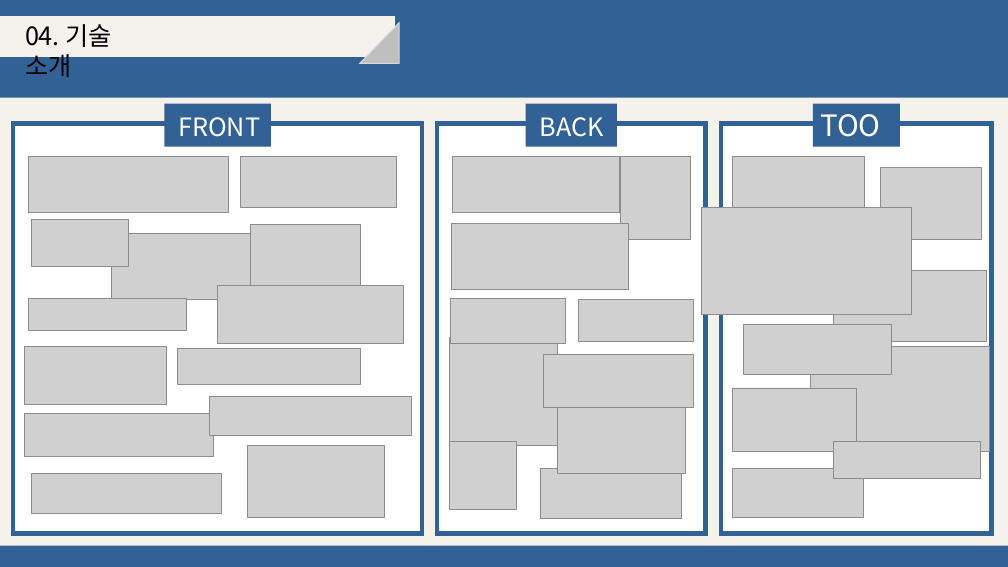
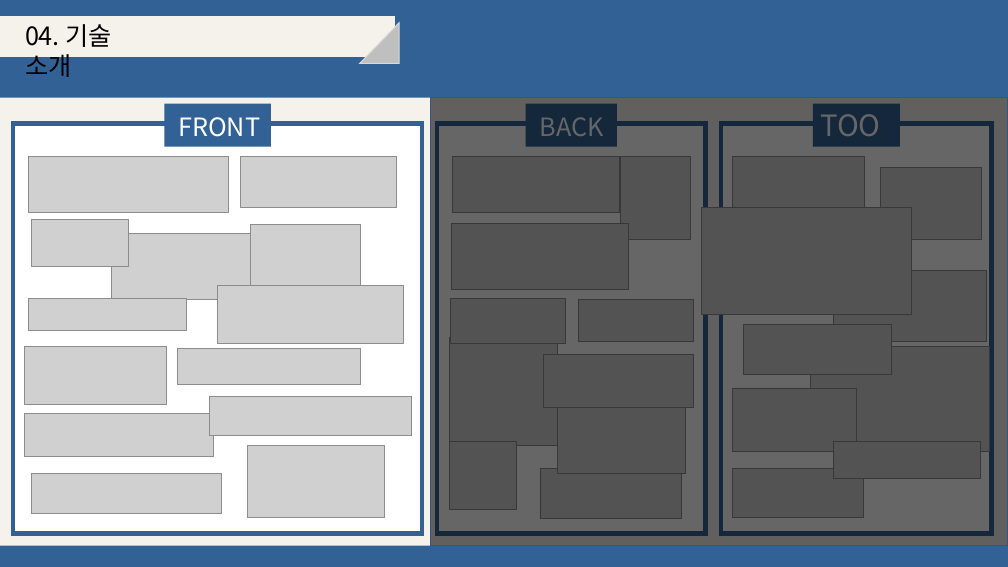
Before and after one commit to djyoon956/OWL_Refactoring, a slide deck: slide 21 of 4조/발표영상 및 PPT/OWL.pptx (slide 22 before the commit). Drawn at 1008x567 pixels with LibreOffice and Linux fonts; fonts in the diff are those of the drawing; grey boxes stand for pictures. Boxes give left, top, right and bottom in pixels: in the first picture for what was removed or moved away, otherwise in the second. Text is boxed around its words. In the diff, an @@ line names an element or a change of style, - is before the commit and + after.

```diff
--- a/4조/발표영상 및 PPT/OWL.pptx
+++ b/4조/발표영상 및 PPT/OWL.pptx
@@ rectangle added at bbox=[430, 98, 1008, 546], fill #000000 at 60% opacity, outline #325491 1 pt @@
```
Also in this commit, not shown: 16 other slides changed, 4 slides added, 2 slides removed, 2 other files.
